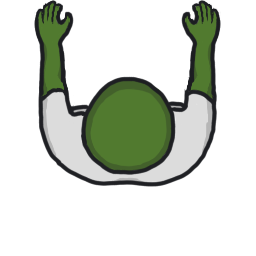
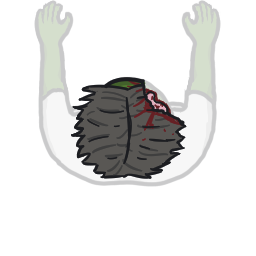
Before/after of a 256×256 layered artwork. What changed in the layer stack:
added group "Heads" with 38 layers above "Torsos" over [38, 63, 217, 187]
added group "Head11" with 3 layers in group "Heads" over [38, 63, 217, 187]
added layer "Lines" (6th of 17, in "Heads" › "Head11") in group "Head11" over [38, 63, 217, 187]
added layer "Color" (6th of 17, in "Heads" › "Head11") in group "Head11" over [63, 63, 217, 187]
added layer "Color2" (3rd of 5, in "Heads" › "Head11") in group "Head11" over [63, 63, 217, 187]
added group "NewRef" (24%) with 9 layers above "OldRef" over [34, 0, 221, 187]
moved "LeftArm" (1st of 2, in "NewRef") into group "NewRef" over [34, 0, 221, 187]
moved "RightArm" (2nd of 4, in "NewRef") into group "NewRef" over [34, 0, 221, 187]
moved "Body" (1st of 3, in "NewRef") into group "NewRef" over [38, 64, 217, 187]
painted on "Body" (2nd of 3, in "NewRef" › "Body") over [38, 64, 217, 187]
added group "OldRef" with 10 layers above "Background" over [34, 0, 221, 187]
